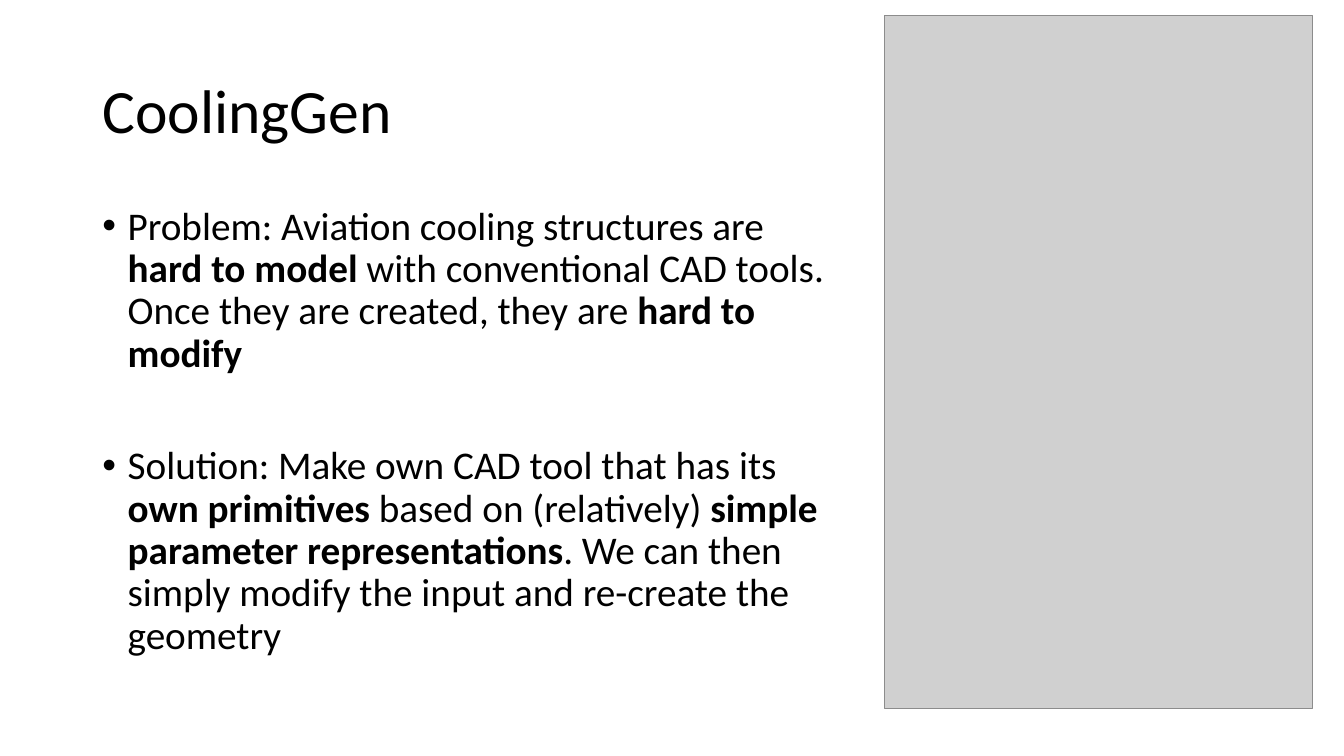
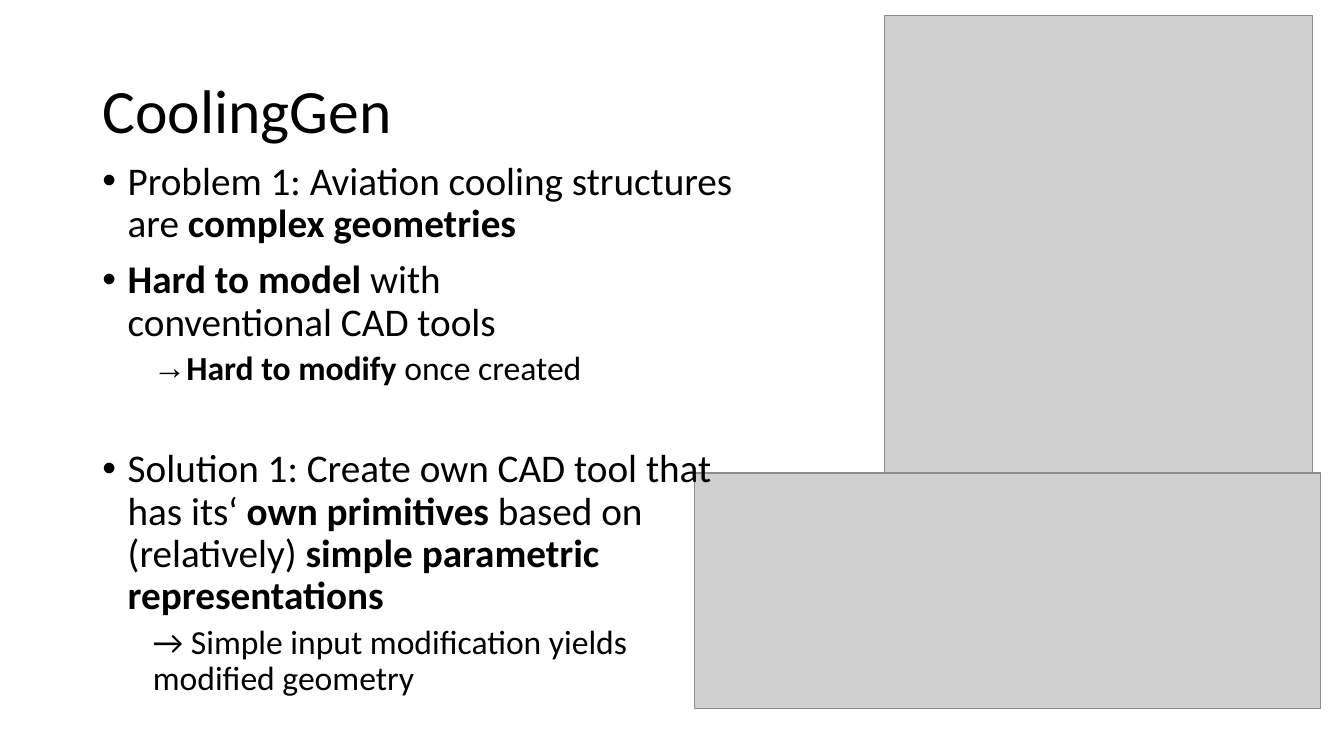
Before and after one commit to boolean-julian/coolinggen_thesis, a slide deck: slide 7 of julianlueken.pptx (slide 4 before the commit). Drawn at 1344x756 pixels with LibreOffice and Linux fonts; fonts in the diff are those of the drawing; grey boxes stand for pictures. Boxes give left, top, right and bottom in pixels: in the first picture for what was removed or moved away, otherwise in the second. Text is boxed around its words. In the diff, an @@ line names an element or a change of style, - is before the commit and + after.

```diff
--- a/julianlueken.pptx
+++ b/julianlueken.pptx
@@ text at [128,167,732,696]: text changed @@
-• Problem: Aviation cooling structures are hard to model with conventional CAD tools. Once they are created, they are hard to modify
-• Solution: Make own CAD tool that has its own primitives based on (relatively) simple parameter representations. We can then simply modify the input and re-create the geometry
+• Problem 1: Aviation cooling structures are complex geometries
+• Hard to model with
+  conventional CAD tools
+  → Hard to modify once created
+• Solution 1: Create own CAD tool that has its‘ own primitives based on (relatively) simple parametric representations
+  → Simple input modification yields modified geometry
@@ picture added at [695,473,1321,708] @@
```
Also in this commit, not shown: 12 other slides changed, 6 slides added, 5 slides removed.
